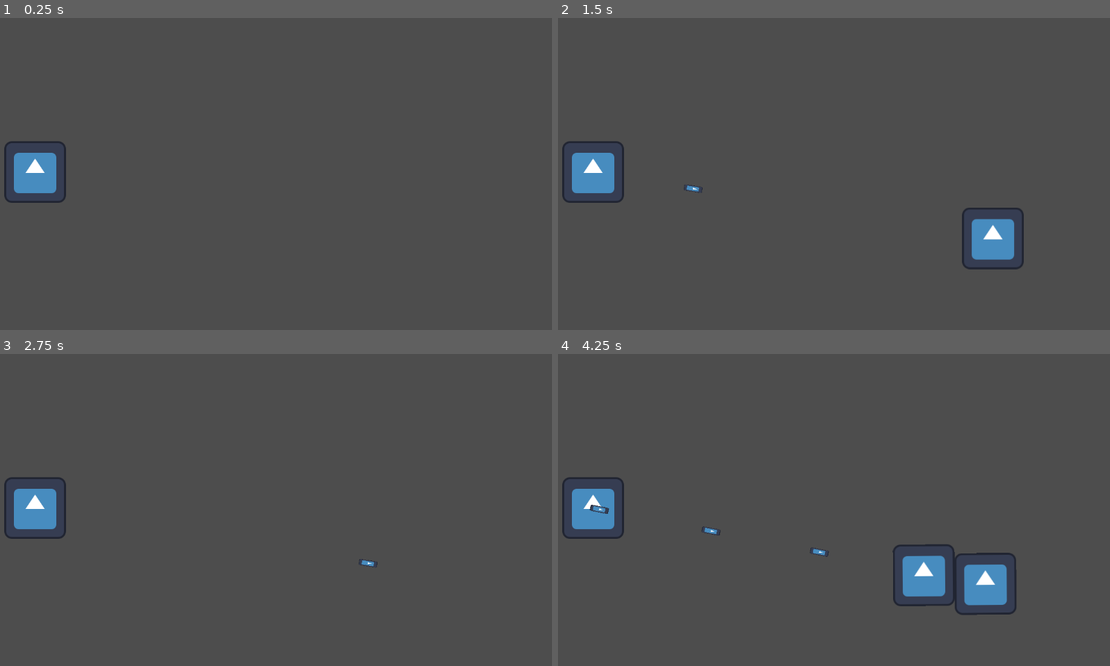
Above: before the commit, frames 1-4 (two rows, left to right).
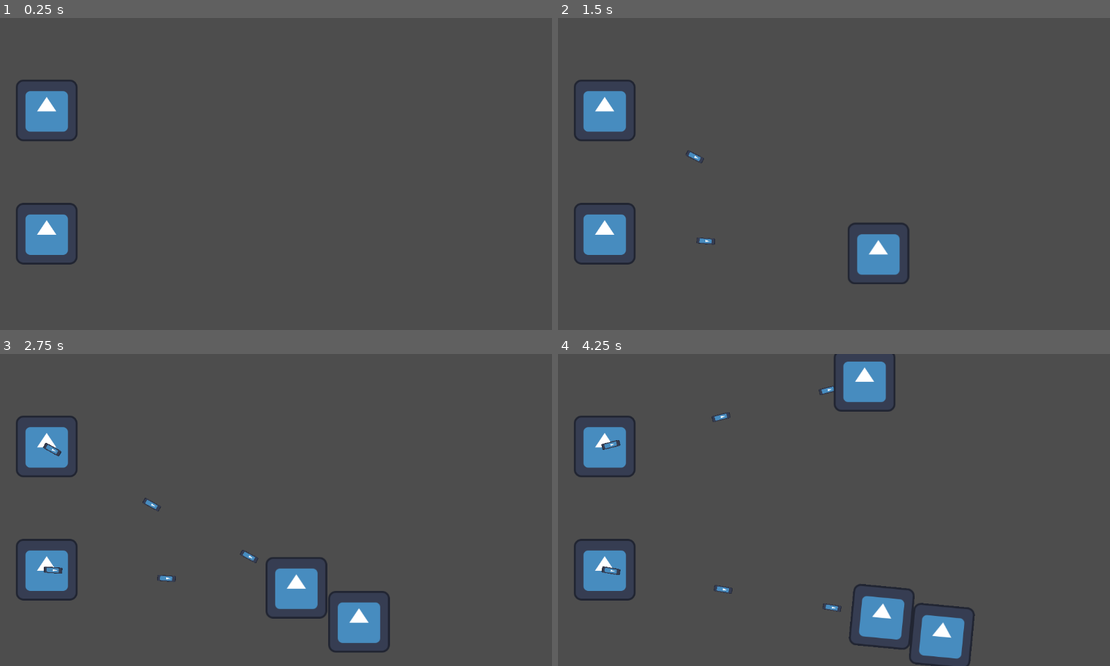
Above: after the commit, the same moments.

Repository: tiagobonetti/scaling-up
Game: Godot game, scene res://prototypes/top-down-defence/top-down-defence.tscn
Two runs of this game, one before a commit and one after it. Both use one fixed random seed, a clock stepped at 60 frames per second and the inputs below. The engine's default icon, where the game draws it, is replaced by a stand-in: a white triangle on a blue panel in a dark square.
Inputs:
- Up to frame 1 (0.25 s): no input
- Up to frame 2 (1.5 s): tap Enter at 0.5 s
- Up to frame 3 (2.75 s): no input
- Up to frame 4 (4.25 s): no input

The runs differ from the first frame. In frame 1, 3.8% of the frame differs, in the area x 0-14%, y 19-80%; in frame 2, 6.6%; in frame 3, 6.6%; in frame 4, 10%, in the area x 0-83%, y 0-100%.

Commit message:
Zombies now follow, we can have many towers and some code is shared.

Diff:
--- a/prototypes/top-down-defence/Bullet.gd
+++ b/prototypes/top-down-defence/Bullet.gd
@@ -1,22 +1,17 @@
 extends RigidBody2D
 class_name Bullet
 
-var speed: float = 800.0
-var damage: int = 10
-
-func _ready():
-	print("Bullet._ready= ", self)
+@export var speed: float = 800.0
+@export var damage: int = 10
 
 func target_enemy(enemy: Enemy):
 	look_at(enemy.global_position)
 	linear_velocity = Vector2.RIGHT.rotated(rotation) * speed
 
 func _on_body_entered(body):
-	print("Bullet._on_body_entered= ", body)
 	if body.has_method("apply_damage"):
 		body.apply_damage(damage)
 		queue_free()
 
-
 func _on_timer_timeout():
 	queue_free()
--- a/prototypes/top-down-defence/Enemy.gd
+++ b/prototypes/top-down-defence/Enemy.gd
@@ -1,11 +1,29 @@
 extends RigidBody2D
 class_name Enemy
 
-var health: int = 20
+@export var health: int = 80
+@export var movement_speed: float = 40.0
+
+@onready var navigation_agent: NavigationAgent2D = get_node("NavigationAgent2D")
 
 func _ready():
-	print("Enemy._ready= ", self)
 	add_to_group("enemies")
+	navigation_agent.velocity_computed.connect(Callable(_on_velocity_computed))
+	navigation_agent.max_speed = movement_speed
+
+func attack_closest():
+	navigation_agent.target_position = Utils.find_closest(self, "towers").global_position
+
+func _physics_process(_delta: float):
+	if navigation_agent.is_navigation_finished():
+		return
+
+	var next_path_position: Vector2 = navigation_agent.get_next_path_position()
+	var new_velocity: Vector2 = (next_path_position - global_position).normalized() * movement_speed
+	navigation_agent.set_velocity(new_velocity)
+
+func _on_velocity_computed(safe_velocity: Vector2):
+	linear_velocity = safe_velocity
 
 func apply_damage(value):
 	health -= value
--- a/prototypes/top-down-defence/Stage.gd
+++ b/prototypes/top-down-defence/Stage.gd
@@ -1,10 +1,35 @@
 extends TileMap
 class_name Stage
 
+@export var enemies_total: int = 10
+@export var enemies_wait_time: float = 1.0
+
+@onready var timer: Timer = get_node("Timer")
+
 var enemy_scene = load("res://prototypes/top-down-defence/enemy.tscn")
+var enemies_count: int = 0
+
+func _ready():
+	timer.wait_time = enemies_wait_time
+	timer.connect("timeout", Callable(_on_timer_timeout))
+	timer.start()
+
+
+func spawn_enemy():
+	var enemy: Enemy = enemy_scene.instantiate()
+	add_child(enemy)
+	print("Enemy spawned")
+	enemy.position = Vector2(randf_range(200, 960), randf_range(40, 600))
+	enemy.attack_closest()
+
+func try_finish():
+	if get_tree().get_nodes_in_group("enemies").size() == 0:
+		print("Stage completed!")
+		timer.stop()
 
 func _on_timer_timeout():
-	var enemy = enemy_scene.instantiate()
-	add_child(enemy)
-	print("Enemy instantiated", enemy)
-	enemy.position = Vector2(randf_range(200, 960), randf_range(40, 600))
+	if enemies_count < enemies_total:
+		enemies_count += 1
+		spawn_enemy()
+	else:
+		try_finish()
--- a/prototypes/top-down-defence/Tower.gd
+++ b/prototypes/top-down-defence/Tower.gd
@@ -1,24 +1,26 @@
 extends Node2D
+class_name Tower
 
-var bullet_scene = load("res://prototypes/top-down-defence/bullet.tscn")
+@export var bullet_wait_time: float = 0.3
 
-func closest_enemy(acc, enemy):
-	var enemy_distance = (global_position - enemy.global_position).length()
-	return [enemy, enemy_distance] if enemy_distance < acc[1] else acc
+@onready var bullet_scene = load("res://prototypes/top-down-defence/bullet.tscn")
+@onready var timer: Timer = get_node("Timer")
 
-func find_closest_enemy():
-	var enemies = get_tree().get_nodes_in_group("enemies")
-	var closest = enemies.reduce(closest_enemy, [null, INF])
-	return closest[0]
+func _ready():
+	add_to_group("towers")
+	timer.wait_time = bullet_wait_time
+	timer.connect("timeout", Callable(_on_timer_timeout))
+	timer.start()
 
+func find_closest_enemy() -> Enemy:
+	return Utils.find_closest(self, "enemies")
+
+func shoot(enemy: Enemy):
+	var bullet = bullet_scene.instantiate()
+	add_child(bullet)
+	bullet.target_enemy(enemy)
 
 func _on_timer_timeout():
 	var enemy = find_closest_enemy()
-	if not enemy:
-		print("No enemy found!")
-		return
-
-	var bullet = bullet_scene.instantiate()
-	add_child(bullet)
-	print(bullet)
-	bullet.target_enemy(enemy)
+	if enemy:
+		shoot(enemy)
--- /dev/null
+++ b/prototypes/top-down-defence/Utils.gd
@@ -0,0 +1,15 @@
+class_name Utils
+
+static func reduce_closest(acc, node: Node2D):
+
+	var distance = (acc[0].global_position - node.global_position).length()
+	if distance < acc[2]:
+		acc[1] = node
+		acc[2] = distance
+	return acc
+
+
+static func find_closest(origin: Node2D, group: String):
+	var enemies =  origin.get_tree().get_nodes_in_group(group)
+	var acc = enemies.reduce(Utils.reduce_closest, [origin, null, INF])
+	return acc[1]
--- a/prototypes/top-down-defence/enemy.tscn
+++ b/prototypes/top-down-defence/enemy.tscn
@@ -20,3 +20,6 @@
 
 [node name="Sprite2D" type="Sprite2D" parent="."]
 texture = ExtResource("2_p6hvx")
+
+[node name="NavigationAgent2D" type="NavigationAgent2D" parent="."]
+avoidance_enabled = true
--- a/prototypes/top-down-defence/top-down-defence.tscn
+++ b/prototypes/top-down-defence/top-down-defence.tscn
@@ -1,12 +1,8 @@
-[gd_scene load_steps=6 format=3 uid="uid://1tcc3oa27s0h"]
+[gd_scene load_steps=4 format=3 uid="uid://1tcc3oa27s0h"]
 
 [ext_resource type="Script" path="res://prototypes/top-down-defence/Stage.gd" id="1_dphfa"]
 [ext_resource type="NavigationPolygon" uid="uid://l3gll65kmk7p" path="res://prototypes/top-down-defence/top-down-rect.tres" id="2_yce3h"]
-[ext_resource type="Script" path="res://prototypes/top-down-defence/Tower.gd" id="3_n80x4"]
-[ext_resource type="Texture2D" uid="uid://b7bps6a7r0cr7" path="res://icon.svg" id="4_28v4l"]
-
-[sub_resource type="RectangleShape2D" id="RectangleShape2D_l1ebb"]
-size = Vector2(128, 128)
+[ext_resource type="PackedScene" uid="uid://c50uwoeg4rdit" path="res://prototypes/top-down-defence/tower.tscn" id="3_qk6ib"]
 
 [node name="Node2D" type="Node2D"]
 
@@ -15,30 +11,13 @@
 script = ExtResource("1_dphfa")
 
 [node name="NavigationRegion2D" type="NavigationRegion2D" parent="Stage1"]
-visible = false
 rotation = -0.0036552
 navigation_polygon = ExtResource("2_yce3h")
 
 [node name="Timer" type="Timer" parent="Stage1"]
-autostart = true
 
-[node name="Tower" type="RigidBody2D" parent="."]
-position = Vector2(80, 320)
-collision_layer = 4
-collision_mask = 6
-mass = 23.19
-gravity_scale = 2.66454e-15
-script = ExtResource("3_n80x4")
+[node name="Tower1" parent="Stage1" instance=ExtResource("3_qk6ib")]
+position = Vector2(104, 192)
 
-[node name="CollisionShape2D" type="CollisionShape2D" parent="Tower"]
-shape = SubResource("RectangleShape2D_l1ebb")
-
-[node name="Sprite2D" type="Sprite2D" parent="Tower"]
-texture = ExtResource("4_28v4l")
-
-[node name="Timer" type="Timer" parent="Tower"]
-wait_time = 0.3
-autostart = true
-
-[connection signal="timeout" from="Stage1/Timer" to="Stage1" method="_on_timer_timeout"]
-[connection signal="timeout" from="Tower/Timer" to="Tower" method="_on_timer_timeout"]
+[node name="Tower2" parent="Stage1" instance=ExtResource("3_qk6ib")]
+position = Vector2(104, 448)
--- a/prototypes/top-down-defence/top-down-rect.tres
+++ b/prototypes/top-down-defence/top-down-rect.tres
@@ -4,3 +4,4 @@
 vertices = PackedVector2Array(0, 0, 1151.99, 4.21078, 1149.65, 644.206, -2.33932, 639.996)
 polygons = Array[PackedInt32Array]([PackedInt32Array(0, 1, 2, 3)])
 outlines = Array[PackedVector2Array]([PackedVector2Array(0, 0, 1151.99, 4.21078, 1149.65, 644.206, -2.33932, 639.996)])
+cell_size = 16.0
--- /dev/null
+++ b/prototypes/top-down-defence/tower.tscn
@@ -0,0 +1,26 @@
+[gd_scene load_steps=4 format=3 uid="uid://c50uwoeg4rdit"]
+
+[ext_resource type="Script" path="res://prototypes/top-down-defence/Tower.gd" id="1_6oysx"]
+[ext_resource type="Texture2D" uid="uid://b7bps6a7r0cr7" path="res://icon.svg" id="2_5prbm"]
+
+[sub_resource type="RectangleShape2D" id="RectangleShape2D_l1ebb"]
+size = Vector2(128, 128)
+
+[node name="Tower" type="RigidBody2D"]
+position = Vector2(80, 320)
+collision_layer = 4
+collision_mask = 6
+mass = 500.0
+gravity_scale = 2.66454e-15
+freeze = true
+script = ExtResource("1_6oysx")
+
+[node name="CollisionShape2D" type="CollisionShape2D" parent="."]
+shape = SubResource("RectangleShape2D_l1ebb")
+
+[node name="Sprite2D" type="Sprite2D" parent="."]
+texture = ExtResource("2_5prbm")
+
+[node name="Timer" type="Timer" parent="."]
+wait_time = 0.3
+autostart = true
